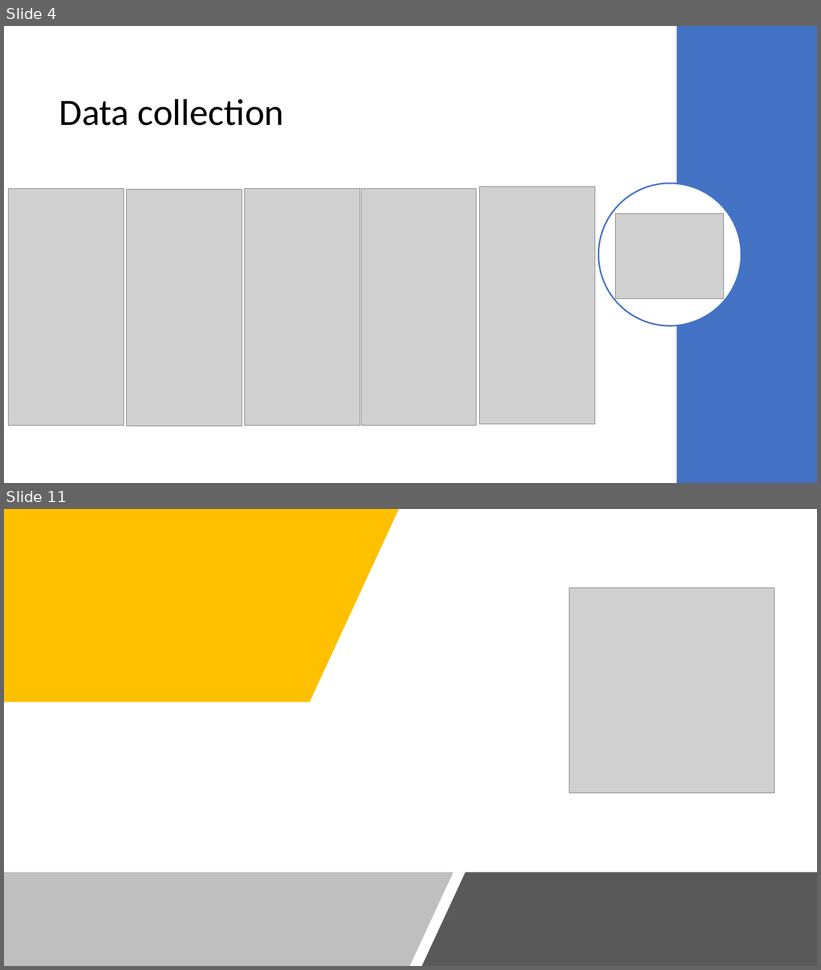
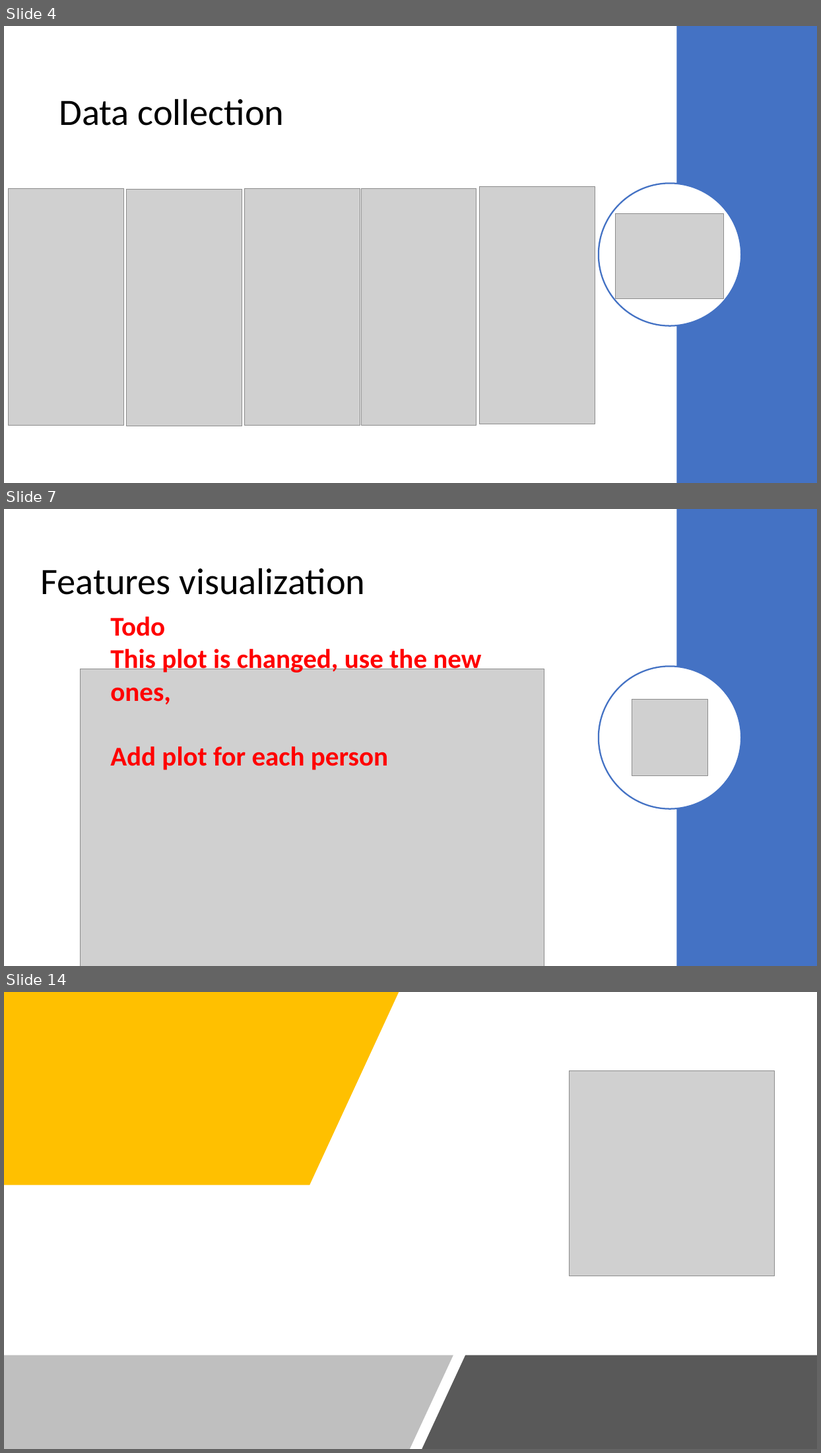
Before and after one commit to cerniello/WalkingPatternClassification_SL, a slide deck: Presentation Group 13.pptx. Shown one above the other, each under a label of ours: slides 4 and 11 before the commit, slides 4, 7 and 14 after it; the slides between them are not shown. The pictures are 821x970 and 821x1453 pixels, drawn with LibreOffice and Linux fonts; fonts in the diff are those of the drawing; grey boxes stand for pictures. Boxes give left, top, right and bottom in pixels: in the first picture for what was removed or moved away, otherwise in the second. Text is boxed around its words. In the diff, an @@ line names an element or a change of style, - is before the commit and + after.

```diff
--- a/Presentation Group 13.pptx
+++ b/Presentation Group 13.pptx
@@ slide 7 added at (4,509,817,966), background #FFFFFF @@
@@ rectangle added at (677,509,817,966), fill #4472C4 @@
@@ title added at (41,568,366,595), 44 pt, text #000000 @@
+Features visualization
@@ text added at (110,617,481,770), 32 pt, text #FF0000, bold @@
+Todo
+This plot is changed, use the new ones,
+Add plot for each person
@@ ellipse added at (599,666,741,809), fill #FFFFFF, outline #4472C4 1.75 pt @@
@@ picture added at (81,669,545,966) @@
@@ picture added at (632,699,708,776) @@
@@ what was slide 11 is now slide 14 @@
```
Also in this commit, not shown: 5 slides changed, 5 other slides added, 3 slides removed.
